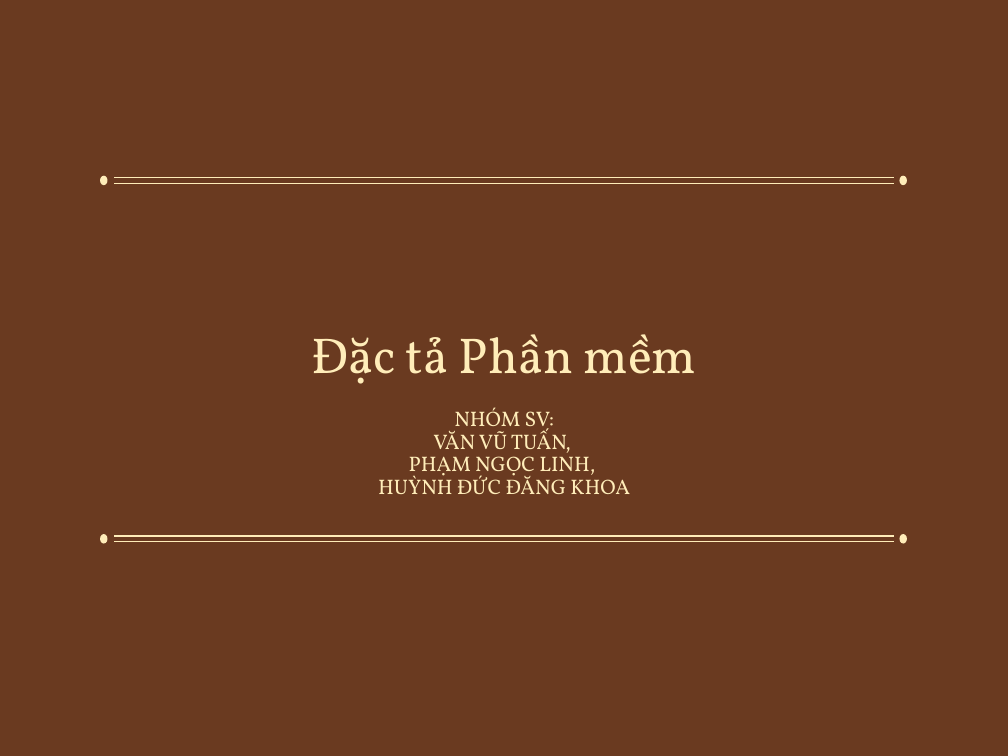
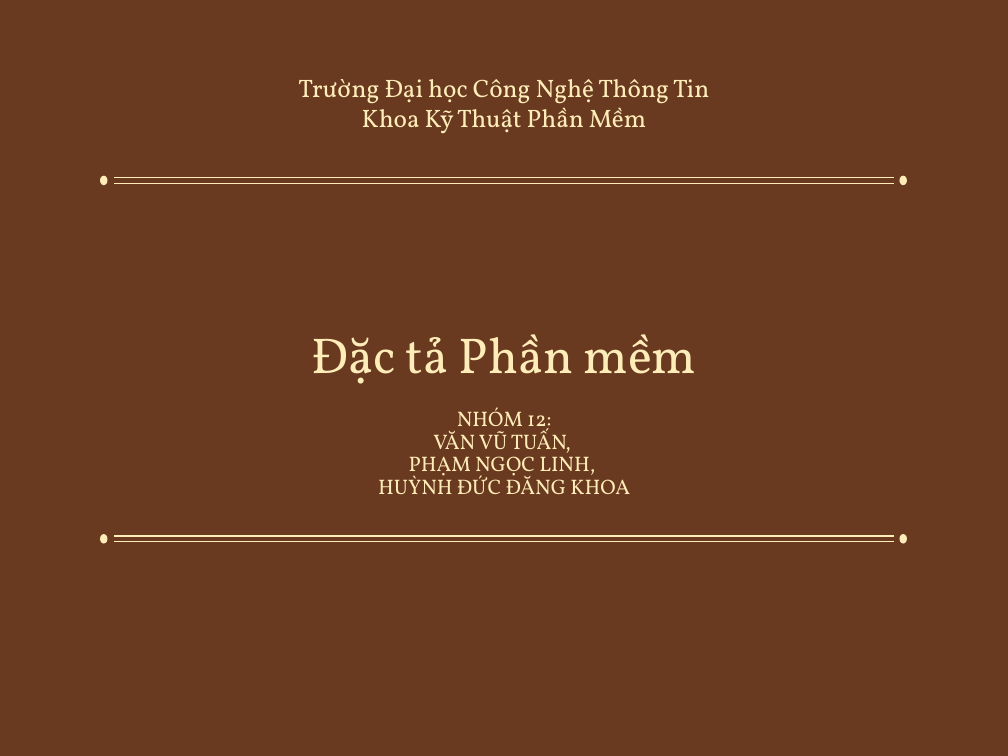
Before and after one commit to ChrisJamison/seminar_cnpm, a slide deck: slide 1 of Seminar/Software Requirement.pptx. Drawn at 1008x756 pixels with LibreOffice and Linux fonts; fonts in the diff are those of the drawing; background and template pictures are left out. Boxes give left, top, right and bottom in pixels: in the first picture for what was removed or moved away, otherwise in the second. Text is boxed around its words. In the diff, an @@ line names an element or a change of style, - is before the commit and + after.

Commit message:
Updated slide - thêm thông tin trang header

```diff
--- a/Seminar/Software Requirement.pptx
+++ b/Seminar/Software Requirement.pptx
@@ text added at box(298, 79, 709, 133), 18 pt, text #FFEDB9 @@
+Trường Đại học Công Nghệ Thông Tin
+Khoa Kỹ Thuật Phần Mềm
@@ subtitle at box(457, 407, 551, 436): text changed @@
-NHÓM SV:
+NHÓM 12:
```
Also in this commit, not shown: 3 other slides changed.
